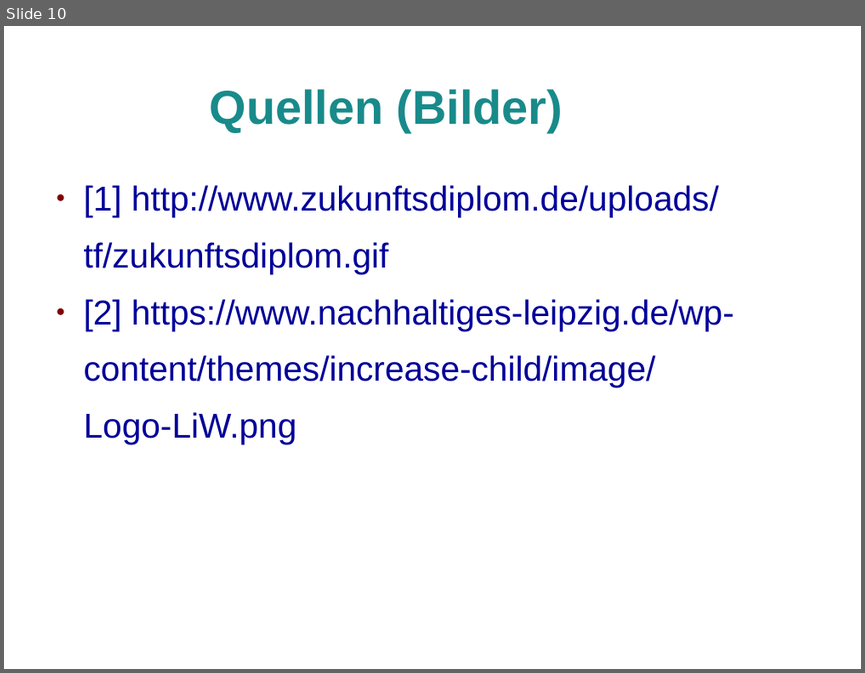
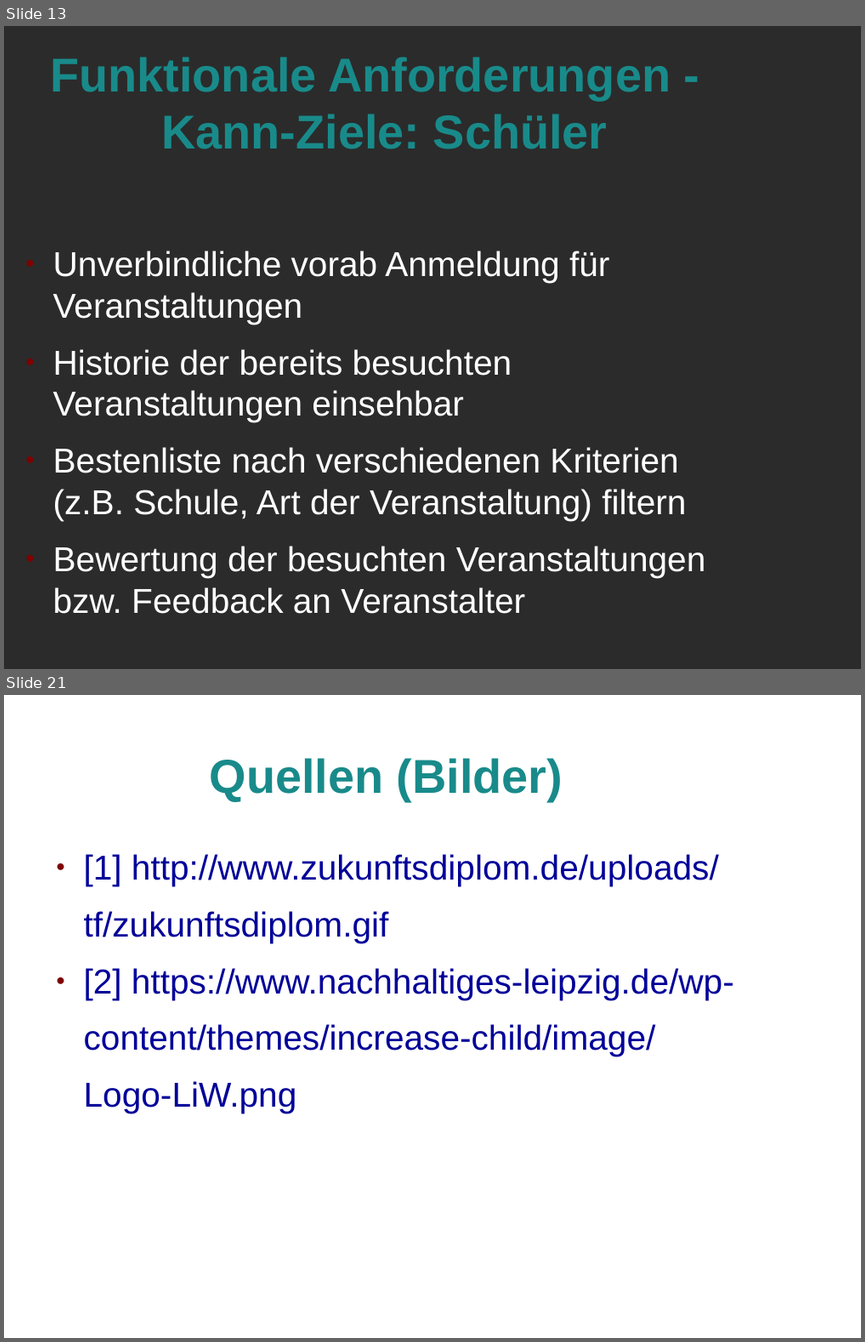
Before and after one commit to Marcel2603/hg17b, a slide deck: Dokumente/Review 1 Praesentation/Review 1.odp. Shown one above the other, each under a label of ours: slide 10 before the commit, slides 13 and 21 after it; the slides between them are not shown. The pictures are 865x673 and 865x1342 pixels, drawn with LibreOffice and Linux fonts; fonts in the diff are those of the drawing; background and template pictures are left out; a plain dark background stands for a picture behind light text. Boxes give left, top, right and bottom in pixels: in the first picture for what was removed or moved away, otherwise in the second. Text is boxed around its words. In the diff, an @@ line names an element or a change of style, - is before the commit and + after.

```diff
--- a/Dokumente/Review 1 Praesentation/Review 1.odp
+++ b/Dokumente/Review 1 Praesentation/Review 1.odp
@@ slide 13 added at bbox=[4, 26, 861, 669], background picture (left out) @@
@@ title added at bbox=[50, 57, 670, 149], 44 pt, text #198A8A, bold @@
+Funktionale Anforderungen -
+Kann-Ziele: Schüler
@@ text added at bbox=[53, 250, 706, 613], 32 pt, text #FFFFFF @@
+● Unverbindliche vorab Anmeldung für Veranstaltungen
+● Historie der bereits besuchten Veranstaltungen einsehbar
+● Bestenliste nach verschiedenen Kriterien (z.B. Schule, Art der Veranstaltung) filtern
+● Bewertung der besuchten Veranstaltungen bzw. Feedback an Veranstalter
@@ what was slide 10 is now slide 21 @@
```
Also in this commit, not shown: 10 other slides added.
